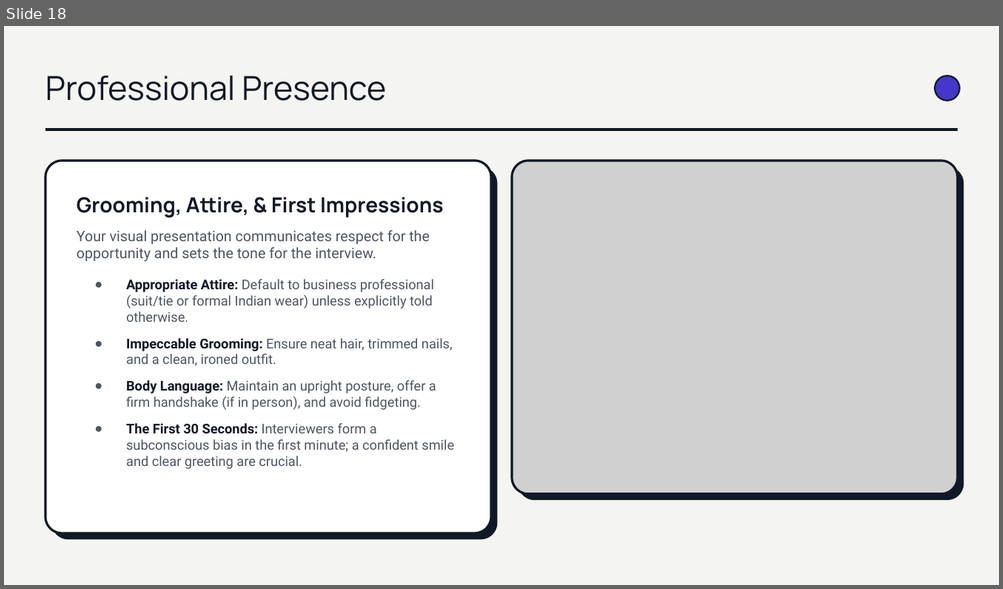
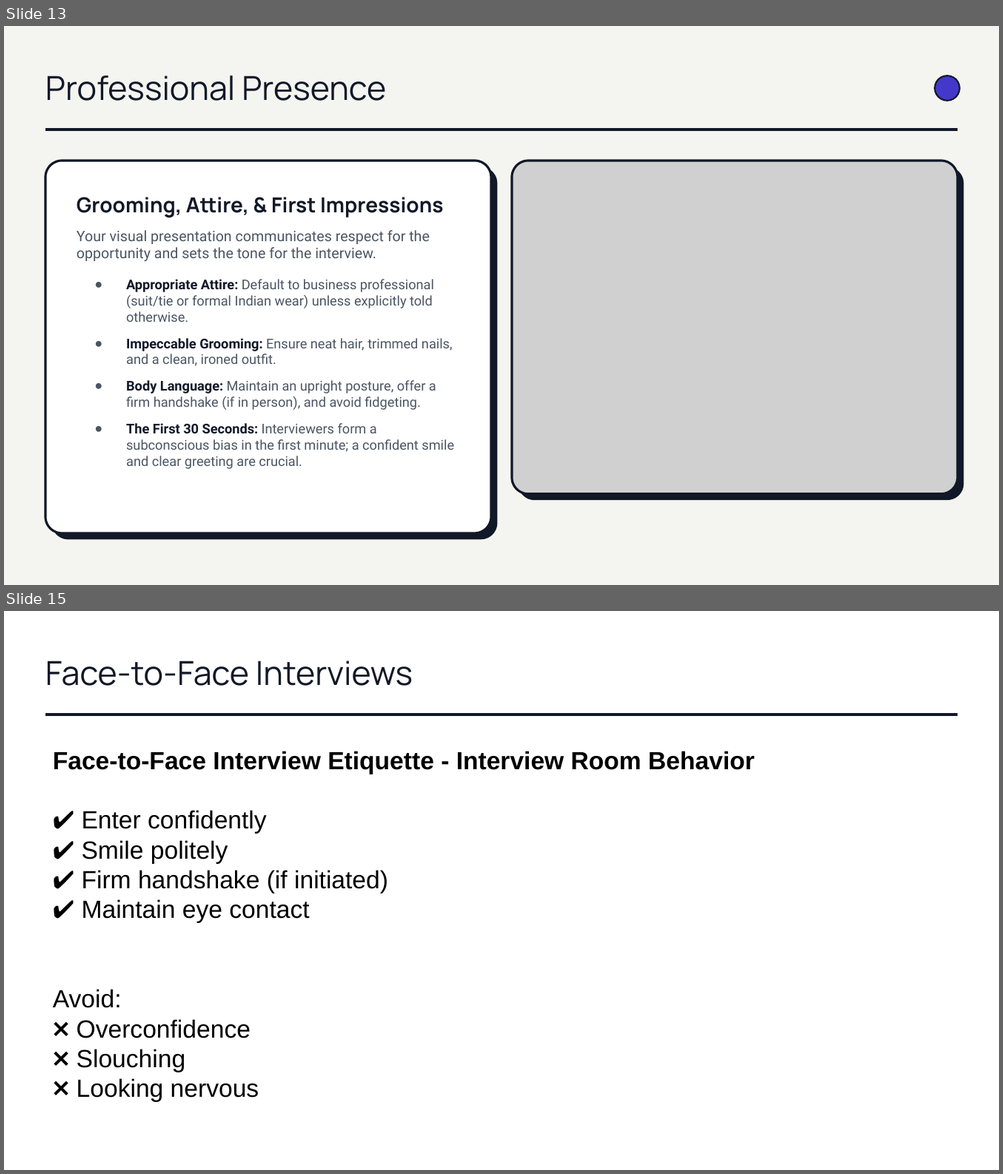
Before and after one commit to brinda-25/workshop, a slide deck: Day4/Mastering_Interview.pptx. Shown one above the other, each under a label of ours: slide 18 before the commit, slides 13 and 15 after it; the slides between them are not shown. The pictures are 1003x589 and 1003x1174 pixels, drawn with LibreOffice and Linux fonts; fonts in the diff are those of the drawing; grey boxes stand for pictures. Boxes give left, top, right and bottom in pixels: in the first picture for what was removed or moved away, otherwise in the second. Text is boxed around its words. In the diff, an @@ line names an element or a change of style, - is before the commit and + after.

```diff
--- a/Day4/Mastering_Interview.pptx
+++ b/Day4/Mastering_Interview.pptx
@@ slide 15 added at (x1=4, y1=611, x2=999, y2=1170), background #FFFFFF @@
@@ text added at (x1=45, y1=661, x2=412, y2=686), 32 pt, text #111827 @@
+Face-to-Face Interviews
@@ line added from (45, 715) to (958, 715), #111827 3 pt @@
@@ text added at (x1=53, y1=751, x2=754, y2=1102), 24 pt, text #000000 @@
+Face-to-Face Interview Etiquette - Interview Room Behavior
+✔ Enter confidently
+✔ Smile politely
+✔ Firm handshake (if initiated)
+✔ Maintain eye contact
+Avoid:
+❌ Overconfidence
+❌ Slouching
+❌ Looking nervous
@@ what was slide 18 is now slide 13 @@
```
Also in this commit, not shown: 5 slides changed, 4 other slides added, 7 slides removed.
